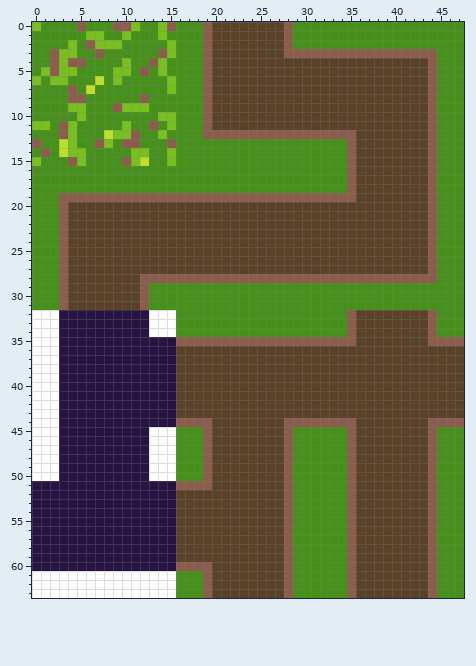
A pixel-art sprite gets an edit: assets/images/tileset.png. That is the earlier state.
The file is 48x64 pixels.
And afterwards:
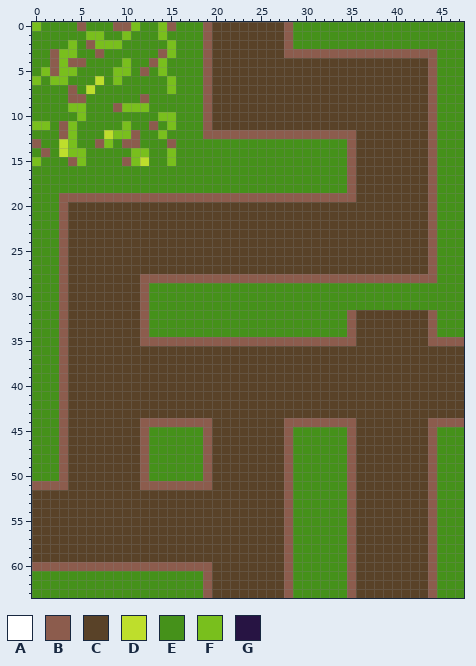
Palette (. is transparent): A #ffffff  B #8c5c4d  C #594228  D #bede2c  E #45911a  F #79bf1d  G #271443
Edits made:
y 32..34: x 0..15 AAAGGGGGGGGGGAAA -> EEEBCCCCCCCCBEEE
y 35: x 0..15 AAAGGGGGGGGGGGGG -> EEEBCCCCCCCCBBBB
y 36..43: x 0..15 AAAGGGGGGGGGGGGG -> EEEBCCCCCCCCCCCC
y 44: x 0..15 AAAGGGGGGGGGGGGG -> EEEBCCCCCCCCBBBB
y 45..50: x 0..15 AAAGGGGGGGGGGAAA -> EEEBCCCCCCCCBEEE
y 51: x 0..15 GGGGGGGGGGGGGGGG -> BBBBCCCCCCCCBBBB
y 52..59: x 0..15 GGGGGGGGGGGGGGGG -> CCCCCCCCCCCCCCCC
y 60: x 0..15 GGGGGGGGGGGGGGGG -> BBBBBBBBBBBBBBBB
y 61..63: x 0..15 AAAAAAAAAAAAAAAA -> EEEEEEEEEEEEEEEE
Boxes around the changes in both pictures, in picture pixels (x1, y1, x2, y2):
changed: (32, 310, 176, 598)
